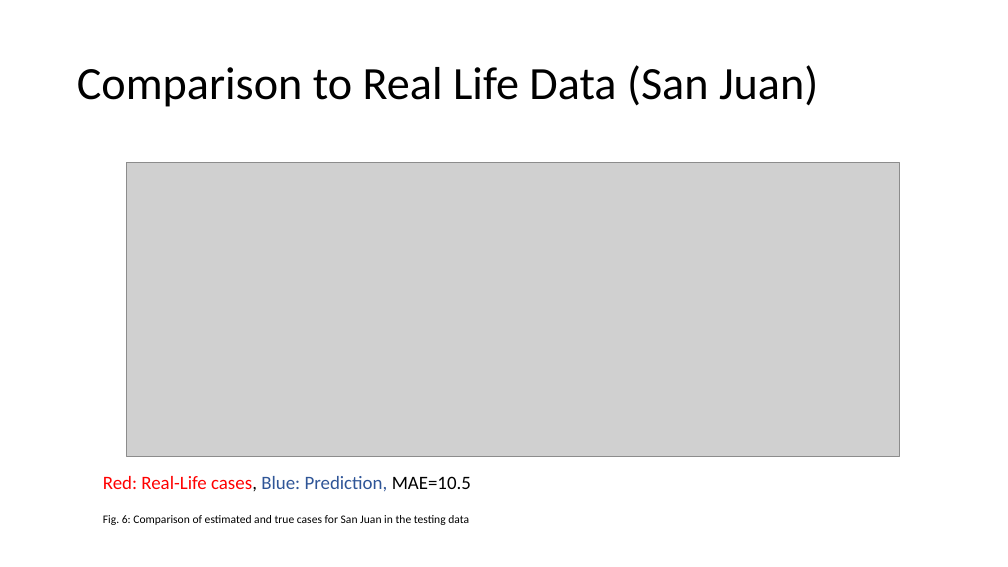
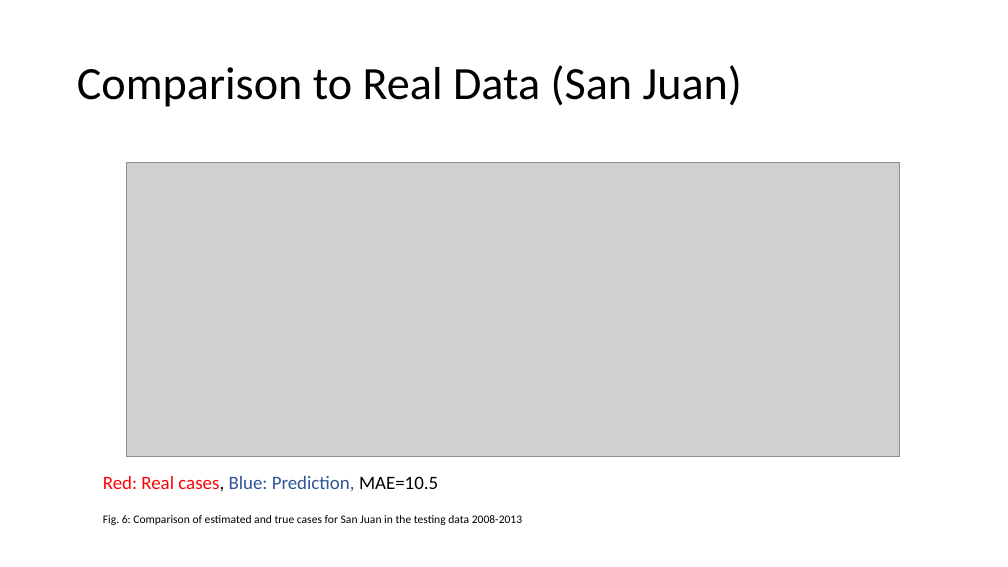
Before and after one commit to mariiader/adc_project, a slide deck: slide 13 of DengAI_PP_3.pptx (slide 12 before the commit). Drawn at 1008x567 pixels with LibreOffice and Linux fonts; fonts in the diff are those of the drawing; grey boxes stand for pictures. Boxes give left, top, right and bottom in pixels: in the first picture for what was removed or moved away, otherwise in the second. Text is boxed around its words. In the diff, an @@ line names an element or a change of style, - is before the commit and + after.

```diff
--- a/DengAI_PP_3.pptx
+++ b/DengAI_PP_3.pptx
@@ title at bbox=[77, 65, 742, 107]: text changed @@
-Comparison to Real Life Data (San Juan)
+Comparison to Real Data (San Juan)
@@ text at bbox=[103, 476, 438, 492]: text changed; text colour #FF0000 to #2F5597 @@
-Red: Real-Life cases, Blue: Prediction, MAE=10.5
+Red: Real cases, Blue: Prediction, MAE=10.5
@@ text at bbox=[103, 515, 522, 525]: text changed @@
-Fig. 6: Comparison of estimated and true cases for San Juan in the testing data
+Fig. 6: Comparison of estimated and true cases for San Juan in the testing data 2008-2013
```
Also in this commit, not shown: 4 other slides changed, 2 slides added, 1 other file.
